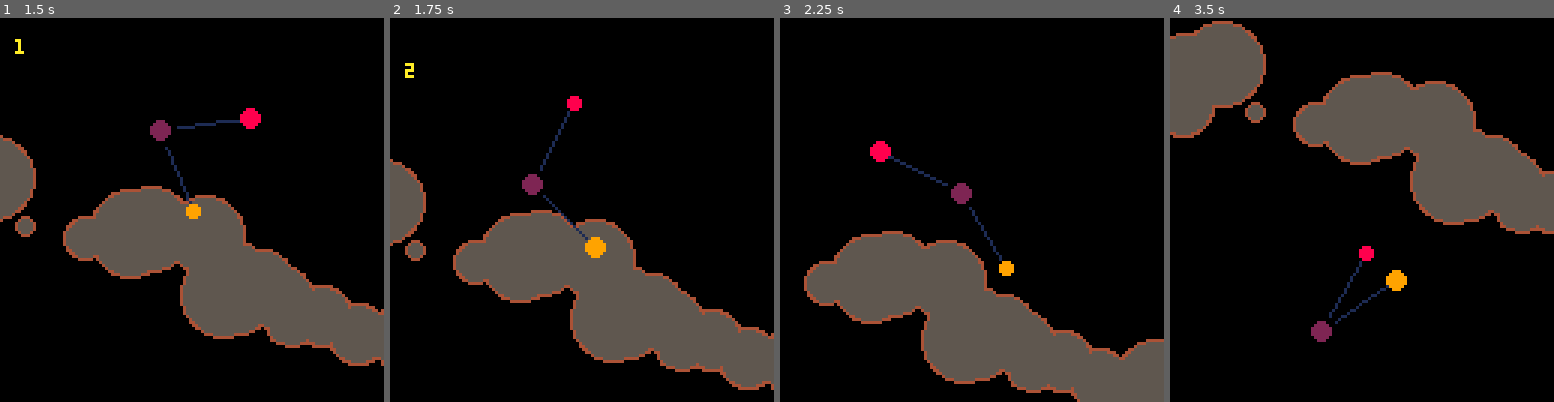
Above: before the commit, frames 1-4 (left to right).
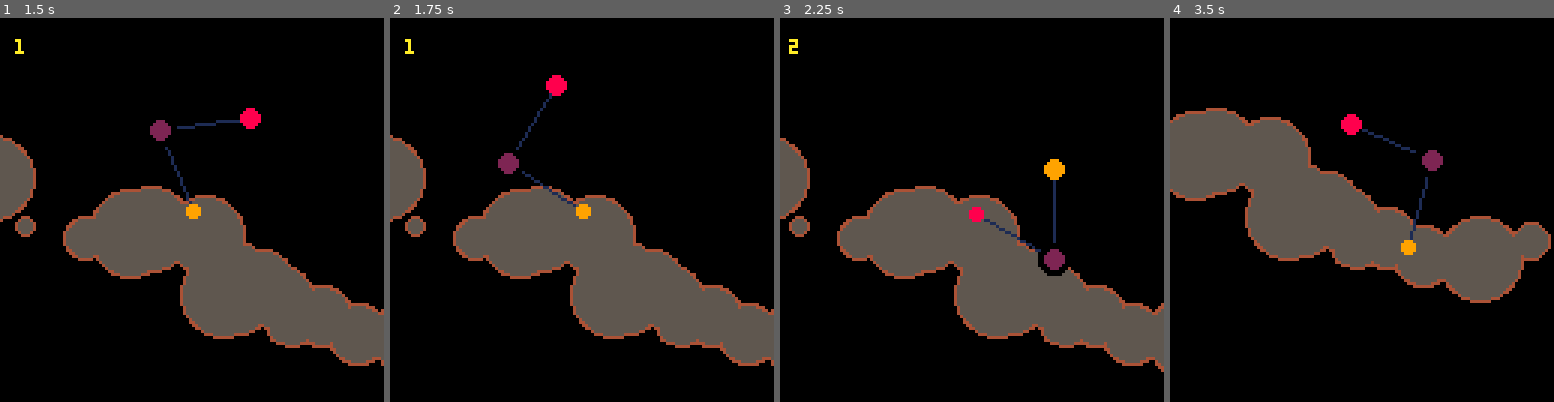
Above: after the commit, the same moments.

Repository: vila6/pico-8-projects
Game: PICO-8 cartridge trepo.p8
The game is run twice, just before and just after one commit, with the same random seed, the same clock (stepped at 60 frames per second) and the same inputs.
Inputs:
- Up to frame 1 (1.5 s): tap O (Z key) at 0.7 s
- Up to frame 2 (1.75 s): hold Right from 1.6 s (still down); tap O (Z key) at 1.7 s
- Up to frame 3 (2.25 s): release Right at 2.1 s; tap O (Z key) at 2.1 s; hold Up from 2.15 s (still down)
- Up to frame 4 (3.5 s): release Up at 2.42 s; hold Right 2.47-3.03 s; tap O (Z key) at 2.5, 2.9, 3.3 s; hold Left from 3.08 s (still down)

Frame 1 is identical in both runs. In frame 2, 15% of the frame differs, in the area x 0-100%, y 5-97%; in frame 3, 28%; in frame 4, 42%, in the area x 0-100%, y 0-85%.

Commit message:
Can only grab the painted parts

Diff:
--- a/trepo.p8
+++ b/trepo.p8
@@ -15,11 +15,8 @@
 function _update60()
 		read_input()
 		cam_tick(p.x0, p.y0)
-		if false then--mget(p.x0/8,p.y0/8)==2 then
-			gameover = true
-			return
-		end
-		if btnp(🅾️) then
+
+		if btnp(🅾️) and cangrab(p.x2,p.y2) then
 				l = not l
 				aux.x0 = p.x0
 				aux.y0 = p.y0
@@ -63,6 +60,15 @@
 				print("game over",cam.x+64,cam.y+64)
 		end
 end
+
+function cangrab(px, py)
+
+		for i=1,#grabables do
+				if are_closer_than(grabables[i][3],grabables[i][1],grabables[i][2],px,py) then
+					return true
+				end
+		end
+end
 -->8
 --player
 p =
@@ -141,6 +147,14 @@
 --helpers
 function lerp(a,b,t)
   return a+(b-a)*t
+end
+
+function are_closer_than(d, x1,y1, x2,y2)
+  local dx = abs(x2-x1)
+  local dy = abs(y2-y1)
+  return dx < d
+     and dy < d
+     and (dx^2 + dy^2) < d^2
 end
 -->8
 --camera
